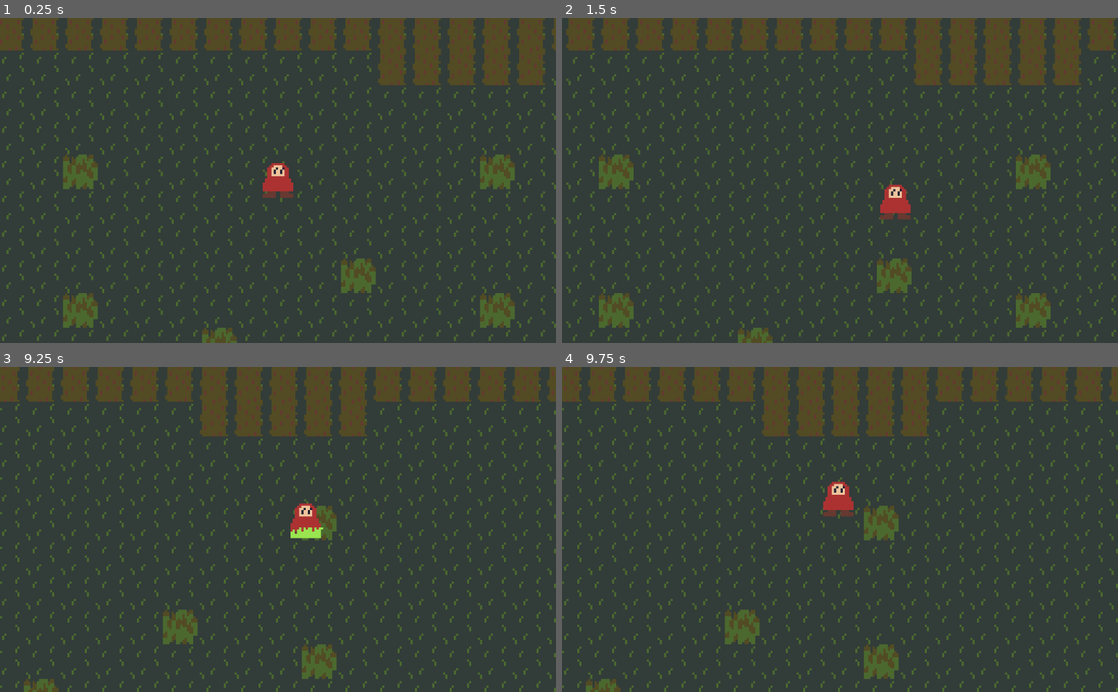
Above: before the commit, frames 1-4 (two rows, left to right).
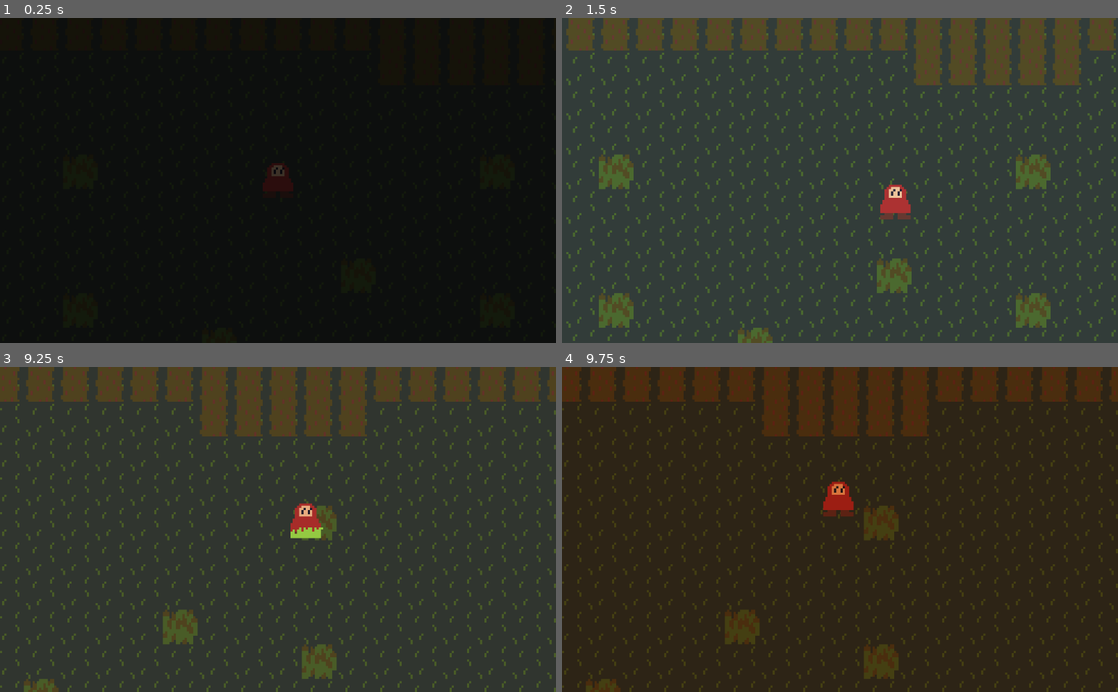
Above: after the commit, the same moments.

Repository: apples/ld48
Game: Godot game, scene res://scenes/forest/ForestScene.tscn
Same seed, same stepped clock (60 frames per second), same inputs: the game is played once before the commit and once after it. The project has no main scene, so this scene is started directly.
Inputs:
- Up to frame 1 (0.25 s): no input
- Up to frame 2 (1.5 s): hold Right (move_right) 0.53-1.28 s; hold P 0.53-1.28 s; hold Down (move_down) from 1.28 s (still down); tap P at 1.35 s
- Up to frame 3 (9.25 s): release Down (move_down) at 2.03 s; hold Right (move_right) 2.03-2.78 s; hold Shift 2.03-2.78 s; tap P at 2.3, 2.85, 4.55, 5.85, 6.8, 7.35, 9.05 s; hold Up (move_up) 2.78-3.53 s; hold P 3.53-4.28 s; hold Left (move_left) 3.53-5.03 s; tap Shift at 4.35, 8.85 s; hold Down (move_down) 5.03-5.78 s; hold P 5.03-5.78 s; hold Right (move_right) 5.78-6.53 s; hold Up (move_up) 6.53-7.28 s; hold Shift 6.53-7.28 s; hold Right (move_right) 7.28-8.03 s; hold Down (move_down) 8.03-8.78 s; hold P 8.03-8.78 s; hold Left (move_left) from 8.78 s (still down)
- Up to frame 4 (9.75 s): release Left (move_left) at 9.53 s; hold Up (move_up) from 9.53 s (still down); hold P from 9.53 s (still down)

The runs differ from the first frame. In frame 1, 100% of the frame differs, in the area x 0-100%, y 0-100%; in frame 2, nothing differs; in frame 3, 0.2%; in frame 4, 100%.

Commit message:
Added fade in/out and sunset

Diff:
--- /dev/null
+++ b/client/autoload/Globals.gd
@@ -0,0 +1,11 @@
+extends Node
+
+var current_time = 0
+var day_length = 30
+var night_killscreen = 5
+
+func _ready():
+	pass # Replace with function body.
+
+func _process(delta):
+	current_time += delta * (5 if Input.is_key_pressed(KEY_P) else 1)
--- a/client/player/Player.gd
+++ b/client/player/Player.gd
@@ -1,11 +1,18 @@
 extends KinematicBody2D
 
 export(NodePath) var obstacle_map_path = null
-onready var obstacle_path: TileMap = get_node(obstacle_map_path)
+onready var obstacle_map: TileMap = get_node(obstacle_map_path)
 
 const TALLGRASS_TILE = 1
 
-var base_move_speed = 50.0
+export(float) var base_move_speed = 50.0
+
+var dead = false
+
+func be_dead():
+	dead = true
+	$AnimatedSprite.rotation_degrees = 90
+	$AnimatedSprite.stop()
 
 # Called when the node enters the scene tree for the first time.
 func _ready():
@@ -13,6 +20,12 @@
 
 # Called every frame. 'delta' is the elapsed time since the previous frame.
 func _process(delta):
+	if dead:
+		_process_dead(delta)
+	else:
+		_process_alive(delta)
+
+func _process_alive(delta):
 	var dir = Vector2(0, 0)
 	if Input.is_action_pressed("move_left"):
 		dir.x -= 1.0
@@ -28,7 +41,7 @@
 	if Input.is_key_pressed(KEY_SHIFT):
 		move_speed *= 2
 
-	var obs_tile = obstacle_path.get_cellv(obstacle_path.world_to_map(position))
+	var obs_tile = obstacle_map.get_cellv(obstacle_map.world_to_map(position))
 
 	match obs_tile:
 		TALLGRASS_TILE:
@@ -44,13 +57,15 @@
 
 	$AnimatedSprite.speed_scale = move_speed
 
+func _process_dead(delta):
+	pass
 
 func _physics_process(delta):
 	pass
 
 func _on_AnimatedSprite_frame_changed():
 	if $AnimatedSprite.frame % 2 == 0:
-		var obs_tile = obstacle_path.get_cellv(obstacle_path.world_to_map(position))
+		var obs_tile = obstacle_map.get_cellv(obstacle_map.world_to_map(position))
 
 		match obs_tile:
 			TALLGRASS_TILE:
--- a/client/player/Player.tscn
+++ b/client/player/Player.tscn
@@ -8,7 +8,7 @@
 script = ExtResource( 2 )
 
 [node name="CollisionPolygon2D" type="CollisionPolygon2D" parent="."]
-polygon = PoolVector2Array( -3.07584, -7.94107, -6.93431, 1.10878, -7.10969, 5.00232, -4.97, 5.0374, -7.00446, 7.94879, 6.95616, 7.94879, 4.99185, 5.0374, 6.92108, 4.96725, 6.99124, 1.07371, 2.95739, -8.01122 )
+polygon = PoolVector2Array( -3.07584, -7.94107, -6.95957, 0.923811, -7.10969, 5.00232, -4.97, 5.0374, -7.00446, 7.94879, 6.95616, 7.94879, 4.99185, 5.0374, 6.92108, 4.96725, 6.99124, 1.07371, 2.95739, -8.01122 )
 
 [node name="AnimatedSprite" type="AnimatedSprite" parent="."]
 frames = ExtResource( 1 )
--- a/client/project.godot
+++ b/client/project.godot
@@ -17,6 +17,10 @@
 
 config/name="Ludum Dare 48"
 config/icon="res://icon.png"
+
+[autoload]
+
+Globals="*res://autoload/Globals.gd"
 
 [gdnative]
 
--- /dev/null
+++ b/client/scenes/forest/ForestScene.gd
@@ -0,0 +1,22 @@
+extends Node2D
+
+var fading_out = false
+
+# Called when the node enters the scene tree for the first time.
+func _ready():
+	$AnimationPlayer.play("FadeIn")
+
+
+# Called every frame. 'delta' is the elapsed time since the previous frame.
+func _process(delta):
+	if (not fading_out and
+		Globals.current_time > Globals.day_length + Globals.night_killscreen):
+			fading_out = true
+			$AnimationPlayer.play("FadeOut")
+			$Player.be_dead()
+
+
+func _on_AnimationPlayer_animation_finished(anim_name):
+	match anim_name:
+		"FadeOut":
+			get_tree().reload_current_scene()
--- a/client/scenes/forest/ForestScene.tscn
+++ b/client/scenes/forest/ForestScene.tscn
@@ -1,27 +1,62 @@
-[gd_scene load_steps=3 format=2]
+[gd_scene load_steps=8 format=2]
 
 [ext_resource path="res://player/Player.tscn" type="PackedScene" id=1]
+[ext_resource path="res://scenes/forest/SkytoneEffect.gd" type="Script" id=2]
 [ext_resource path="res://tiles/tileset.tres" type="TileSet" id=3]
+[ext_resource path="res://scenes/forest/ForestScene.gd" type="Script" id=4]
+[ext_resource path="res://scenes/forest/fade.png" type="Texture" id=5]
+
+[sub_resource type="Animation" id=3]
+resource_name = "FadeIn"
+tracks/0/type = "value"
+tracks/0/path = NodePath("Player/PlayerCamera/FadeSprite:modulate")
+tracks/0/interp = 1
+tracks/0/loop_wrap = true
+tracks/0/imported = false
+tracks/0/enabled = true
+tracks/0/keys = {
+"times": PoolRealArray( 0, 1 ),
+"transitions": PoolRealArray( 1, 2.2 ),
+"update": 0,
+"values": [ Color( 0, 0, 0, 1 ), Color( 0, 0, 0, 0 ) ]
+}
+
+[sub_resource type="Animation" id=2]
+tracks/0/type = "value"
+tracks/0/path = NodePath("Player/PlayerCamera/FadeSprite:modulate")
+tracks/0/interp = 1
+tracks/0/loop_wrap = true
+tracks/0/imported = false
+tracks/0/enabled = true
+tracks/0/keys = {
+"times": PoolRealArray( 0, 1 ),
+"transitions": PoolRealArray( 1, 0.4545 ),
+"update": 0,
+"values": [ Color( 0, 0, 0, 0 ), Color( 0, 0, 0, 1 ) ]
+}
 
 [node name="ForestScene" type="Node2D"]
+script = ExtResource( 4 )
 
-[node name="TileMapFloor" type="TileMap" parent="."]
+[node name="Navigation2D" type="Navigation2D" parent="."]
+
+[node name="TileMapFloor" type="TileMap" parent="Navigation2D"]
 tile_set = ExtResource( 3 )
 cell_size = Vector2( 16, 16 )
 cell_custom_transform = Transform2D( 16, 0, 0, 16, 0, 0 )
 format = 1
 tile_data = PoolIntArray( -327647, 0, 0, -327646, 0, 0, -327645, 0, 0, -327644, 0, 0, -327643, 0, 0, -327642, 0, 0, -32 …(242783 unchanged characters)…
 
-[node name="TileMapObstacles" type="TileMap" parent="."]
+[node name="TileMapObstacles" type="TileMap" parent="Navigation2D"]
 tile_set = ExtResource( 3 )
 cell_size = Vector2( 16, 16 )
 cell_custom_transform = Transform2D( 16, 0, 0, 16, 0, 0 )
 format = 1
-tile_data = PoolIntArray( -131012, 2, 0, -131011, 2, 0, -131 …(4368 unchanged characters)… 3, 1, 0, 1310744, 1, 0, 1310745, 1, 0, 1310746, 1, 0, 1441787, 1, 0, 1441788, 1, 0, 1376256, 2, …(7444 unchanged characters)…
+tile_data = PoolIntArray( -131012, 2, 0, -131011, 2, 0, -131 …(4368 unchanged characters)… 3, 1, 0, 1310744, 1, 0, 1310745, 1, 0, 1441787, 1, 0, 1441788, 1, 0, 1376256, 2, …(7444 unchanged characters)…
 
 [node name="Player" parent="." instance=ExtResource( 1 )]
 position = Vector2( 179.031, 75.9969 )
-obstacle_map_path = NodePath("../TileMapObstacles")
+obstacle_map_path = NodePath("../Navigation2D/TileMapObstacles")
 
 [node name="PlayerCamera" type="Camera2D" parent="Player"]
 current = true
@@ -32,3 +67,18 @@
 drag_margin_v_enabled = true
 editor_draw_limits = true
 editor_draw_drag_margin = true
+
+[node name="FadeSprite" type="Sprite" parent="Player/PlayerCamera"]
+modulate = Color( 0, 0, 0, 0 )
+position = Vector2( -137.31, -82.7433 )
+scale = Vector2( 280.779, 173.233 )
+texture = ExtResource( 5 )
+centered = false
+
+[node name="SkytoneEffect" type="CanvasModulate" parent="."]
+script = ExtResource( 2 )
+
+[node name="AnimationPlayer" type="AnimationPlayer" parent="."]
+anims/FadeIn = SubResource( 3 )
+anims/FadeOut = SubResource( 2 )
+[connection signal="animation_finished" from="AnimationPlayer" to="." method="_on_AnimationPlayer_animation_finished"]
--- /dev/null
+++ b/client/scenes/forest/SkytoneEffect.gd
@@ -0,0 +1,16 @@
+extends CanvasModulate
+
+var skytone: Image = load("res://scenes/forest/skytone.png")
+
+# Called when the node enters the scene tree for the first time.
+func _ready():
+	pass # Replace with function body.
+
+# Called every frame. 'delta' is the elapsed time since the previous frame.
+func _process(delta):
+	var t = Globals.current_time / Globals.day_length
+	skytone.lock()
+	var w = skytone.get_width()
+	var tone = skytone.get_pixel(clamp(t * w, 0, w - 1), 0)
+	skytone.unlock()
+	color = tone
Binary file added: client/scenes/forest/fade.png
Not shown, added: client/scenes/forest/fade.png.import
Binary file added: client/scenes/forest/skytone.png
Not shown, added: client/scenes/forest/skytone.png.import
